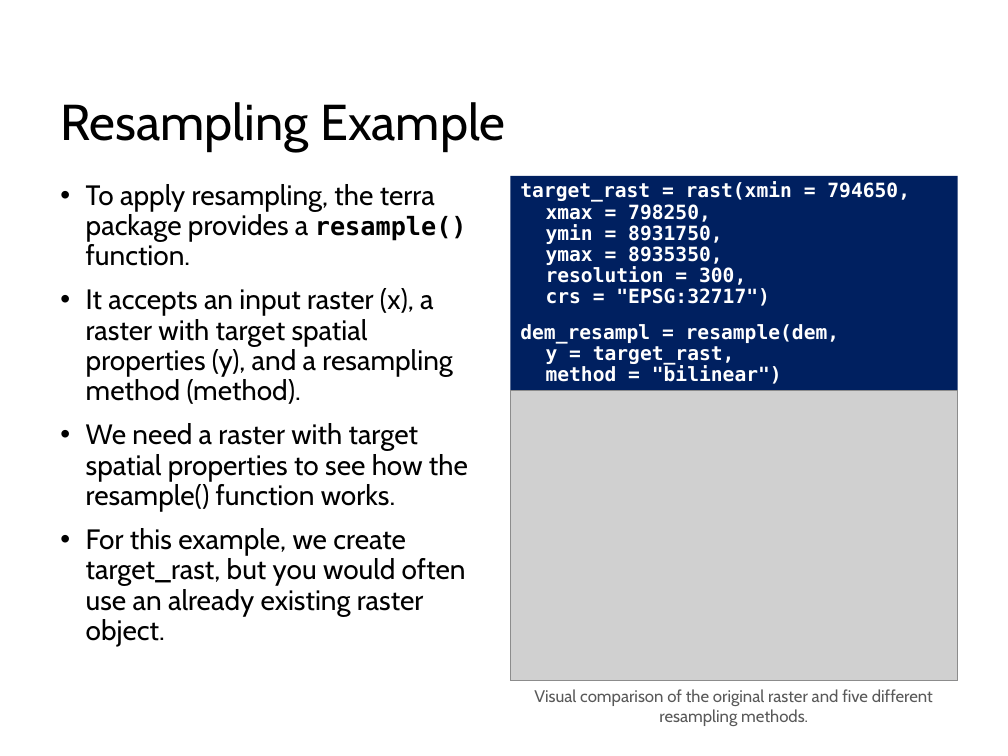
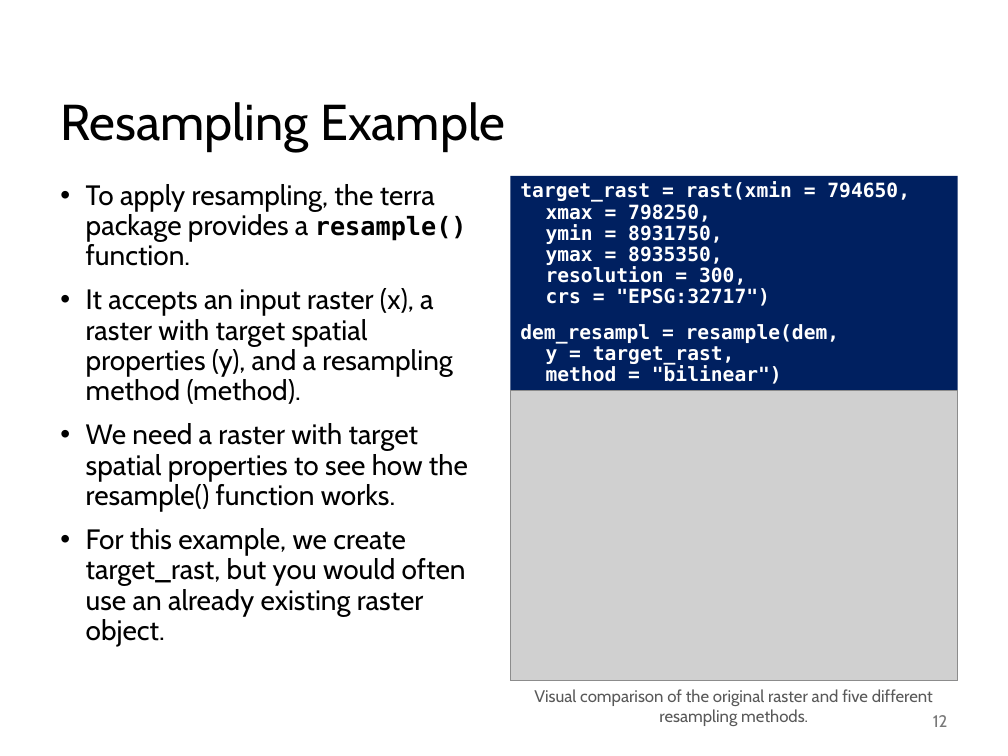
Before and after one commit to abuabara/abuabara.github.io, a slide deck: slide 12 of DAEN489S26/week6_slides.pptx. Drawn at 1008x756 pixels with LibreOffice and Linux fonts; fonts in the diff are those of the drawing; grey boxes stand for pictures. Boxes give left, top, right and bottom in pixels: in the first picture for what was removed or moved away, otherwise in the second. Text is boxed around its words. In the diff, an @@ line names an element or a change of style, - is before the commit and + after.

```diff
--- a/DAEN489S26/week6_slides.pptx
+++ b/DAEN489S26/week6_slides.pptx
@@ page number added at <box>933,715,948,727</box>, 12 pt, text #797979 @@
+12
```
Also in this commit, not shown: 20 other slides changed, 7 other files.
